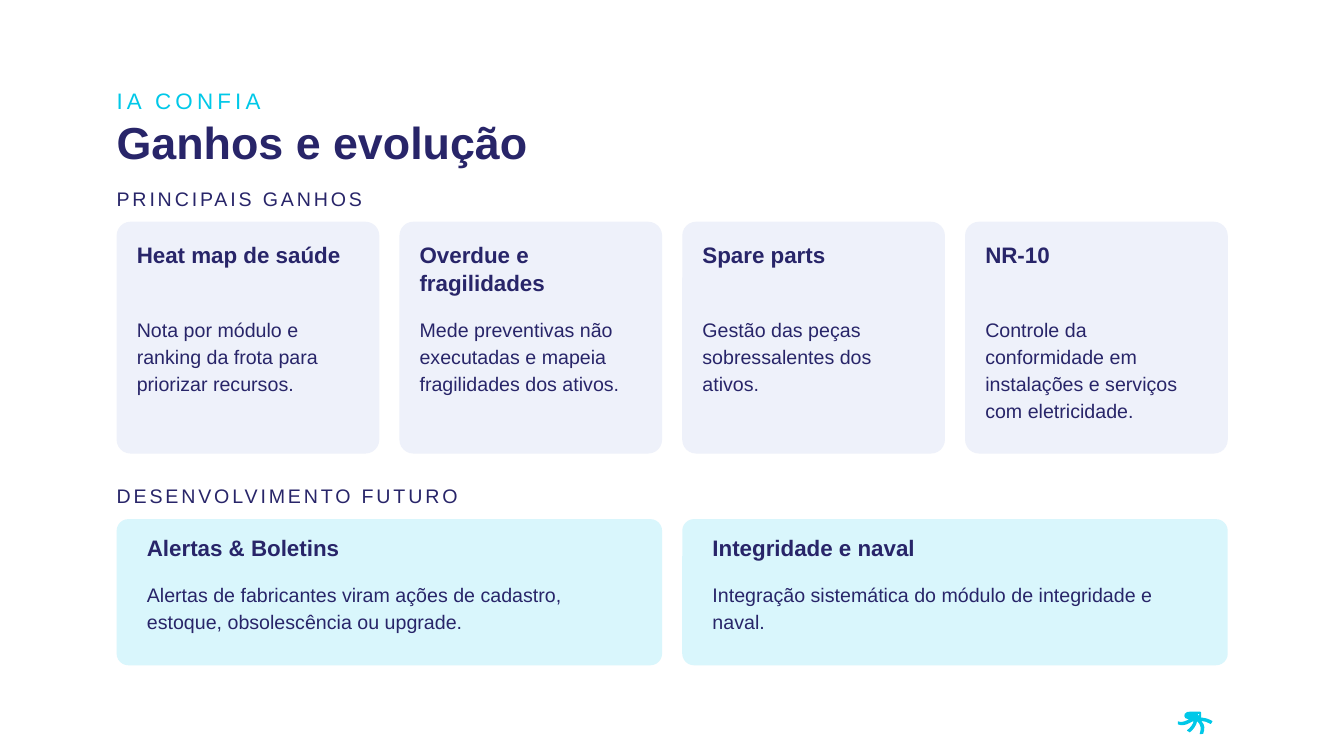
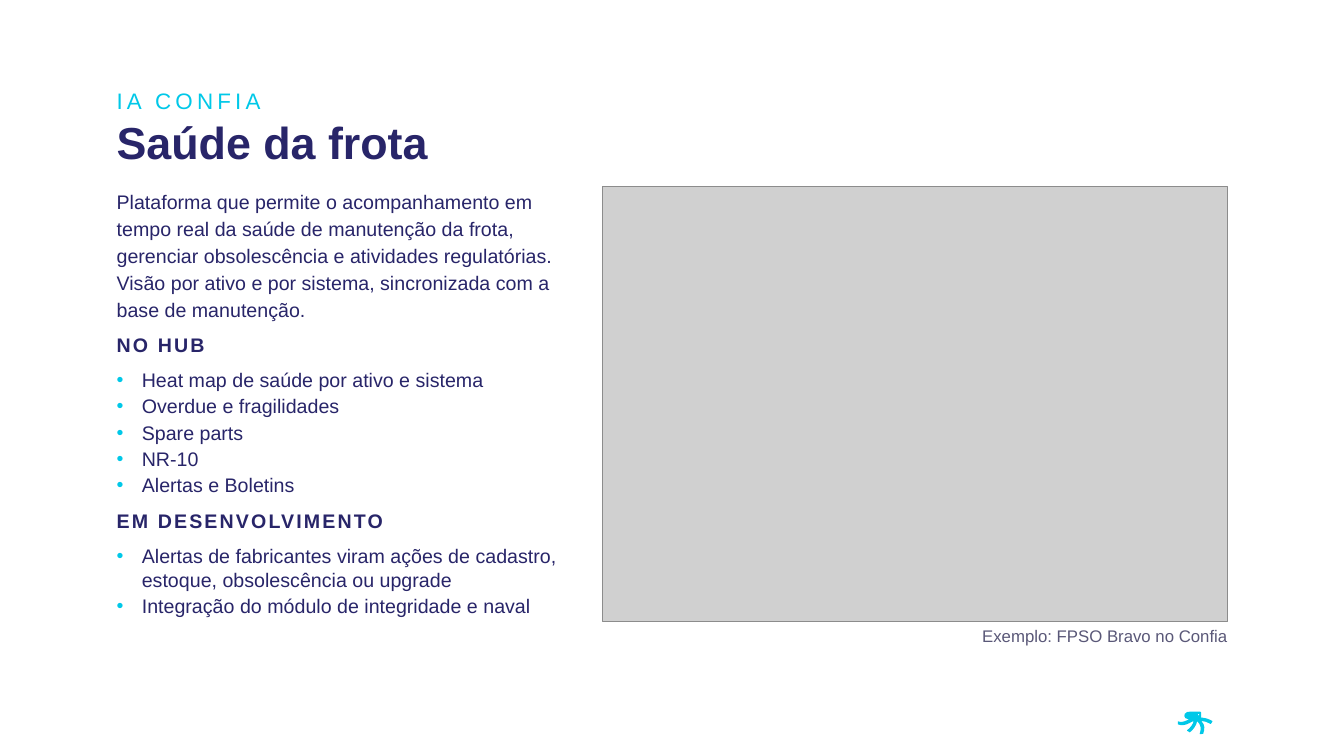
Before and after one commit to LucasRibaas/Planejamento, a slide deck: slide 4 of Investor_Day_PRIO_2026.pptx. Drawn at 1344x756 pixels with LibreOffice and Linux fonts; fonts in the diff are those of the drawing; grey boxes stand for pictures; background and template pictures are left out. Boxes give left, top, right and bottom in pixels: in the first picture for what was removed or moved away, otherwise in the second. Text is boxed around its words. In the diff, an @@ line names an element or a change of style, - is before the commit and + after.

```diff
--- a/Investor_Day_PRIO_2026.pptx
+++ b/Investor_Day_PRIO_2026.pptx
@@ text at box(117, 126, 428, 160): text changed @@
-Ganhos e evolução
+Saúde da frota
@@ text at box(117, 194, 552, 321): text changed @@
-PRINCIPAIS GANHOS
+Plataforma que permite o acompanhamento em tempo real da saúde de manutenção da frota, gerenciar obsolescência e atividades regulatórias. Visão por ativo e por sistema, sincronizada com a base de manutenção.
@@ picture added at box(603, 187, 1228, 622) @@
@@ rounded rectangle removed at box(117, 222, 380, 454) @@
@@ rounded rectangle removed at box(399, 222, 662, 454) @@
@@ rounded rectangle removed at box(683, 222, 946, 454) @@
@@ rounded rectangle removed at box(965, 222, 1228, 454) @@
@@ text removed at box(420, 246, 545, 296) @@
-Overdue e fragilidades
@@ text removed at box(702, 247, 826, 268) @@
-Spare parts
@@ text removed at box(985, 247, 1050, 263) @@
-NR-10
@@ text removed at box(137, 322, 318, 395) @@
-Nota por módulo e ranking da frota para priorizar recursos.
@@ text removed at box(420, 322, 619, 395) @@
-Mede preventivas não executadas e mapeia fragilidades dos ativos.
@@ text removed at box(702, 322, 872, 391) @@
-Gestão das peças sobressalentes dos ativos.
@@ text removed at box(985, 322, 1177, 418) @@
-Controle da conformidade em instalações e serviços com eletricidade.
@@ text added at box(117, 338, 205, 352), 14 pt, text #282569, bold @@
+NO HUB
@@ text at box(142, 372, 484, 492): text changed; size 16 to 14 pt; bold off @@
-Heat map de saúde
+• Heat map de saúde por ativo e sistema
+• Overdue e fragilidades
+• Spare parts
+• NR-10
+• Alertas e Boletins
@@ text at box(117, 509, 586, 539): text changed; bold on @@
-DESENVOLVIMENTO FUTURO
+EM DESENVOLVIMENTO
@@ rounded rectangle removed at box(117, 519, 662, 665) @@
@@ text removed at box(147, 539, 339, 557) @@
-Alertas & Boletins
@@ rounded rectangle removed at box(683, 519, 1228, 665) @@
@@ text removed at box(712, 539, 915, 561) @@
-Integridade e naval
@@ text at box(142, 548, 557, 617): text changed @@
-Alertas de fabricantes viram ações de cadastro, estoque, obsolescência ou upgrade.
+• Alertas de fabricantes viram ações de cadastro, estoque, obsolescência ou upgrade
+• Integração do módulo de integridade e naval
@@ text removed at box(712, 587, 1152, 629) @@
-Integração sistemática do módulo de integridade e naval.
@@ text added at box(982, 630, 1227, 646), 12 pt, text #5A5878 @@
+Exemplo: FPSO Bravo no Confia
```
Also in this commit, not shown: 1 slide removed.
